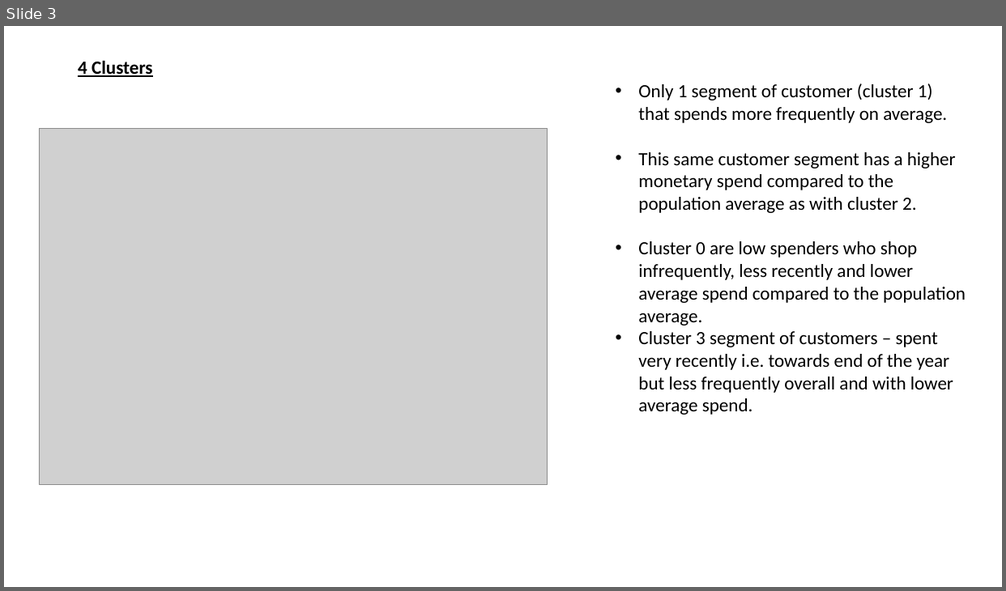
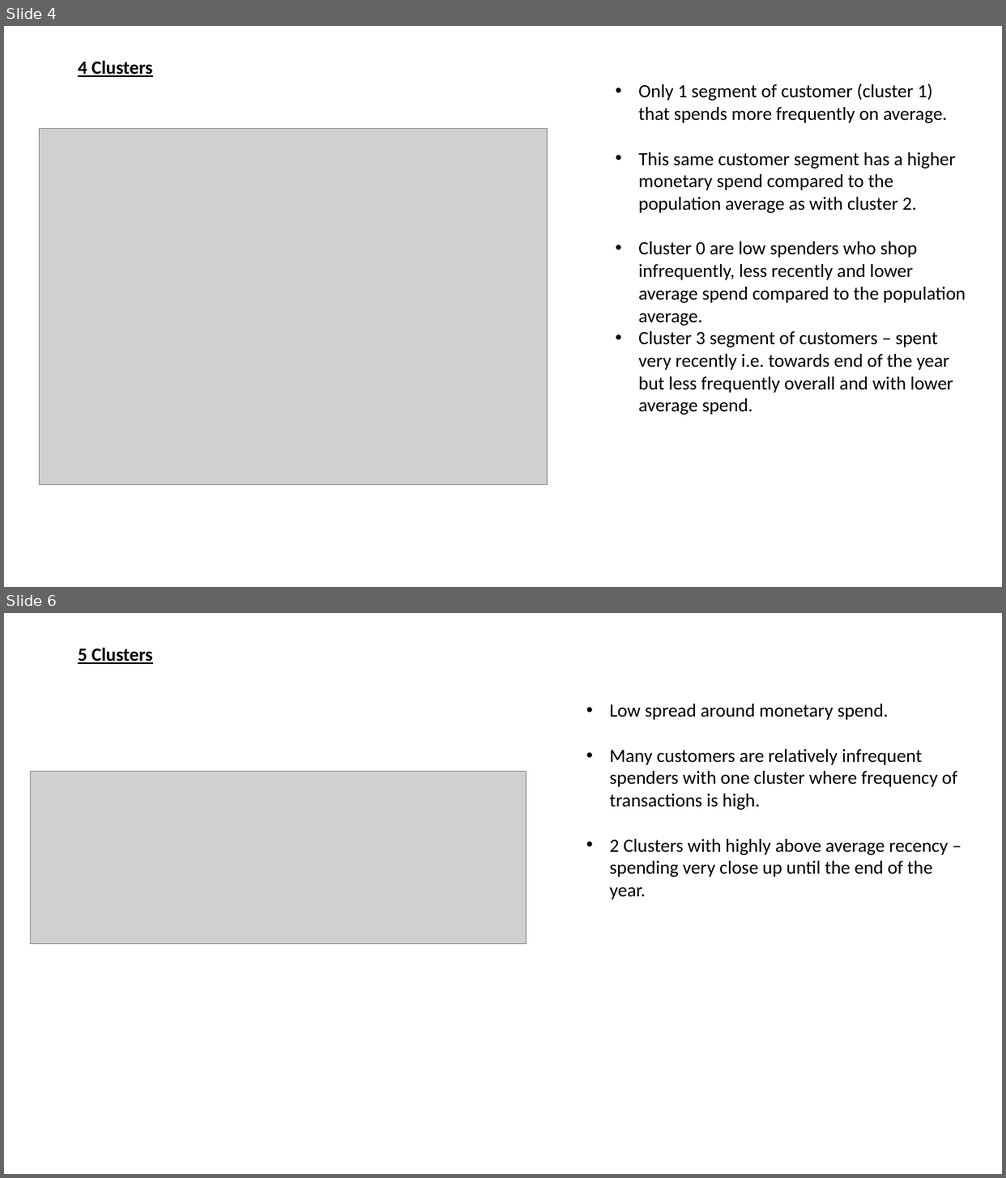
Before and after one commit to UoB-DSMP-2023-24/dsmp-2024-group-38, a slide deck: RFM Analysis of Results.pptx. Shown one above the other, each under a label of ours: slide 3 before the commit, slides 4 and 6 after it; the slides between them are not shown. The pictures are 1006x591 and 1006x1178 pixels, drawn with LibreOffice and Linux fonts; fonts in the diff are those of the drawing; grey boxes stand for pictures. Boxes give left, top, right and bottom in pixels: in the first picture for what was removed or moved away, otherwise in the second. Text is boxed around its words. In the diff, an @@ line names an element or a change of style, - is before the commit and + after.

Commit message:
Added more analysis for 5 clusters data

```diff
--- a/RFM Analysis of Results.pptx
+++ b/RFM Analysis of Results.pptx
@@ slide 6 added at box(4, 613, 1002, 1174), background #FFFFFF @@
@@ text added at box(78, 647, 153, 664), 18 pt, text #000000, bold, underline @@
+5 Clusters
@@ text added at box(610, 704, 957, 900), 18 pt, text #000000 @@
+• Low spread around monetary spend.
+• Many customers are relatively infrequent spenders with one cluster where frequency of transactions is high.
+• 2 Clusters with highly above average recency – spending very close up until the end of the year.
@@ picture added at box(30, 772, 526, 944) @@
@@ what was slide 3 is now slide 4 @@
```
Also in this commit, not shown: 2 slides changed, 4 other slides added, 1 slide removed, 1 other file.
